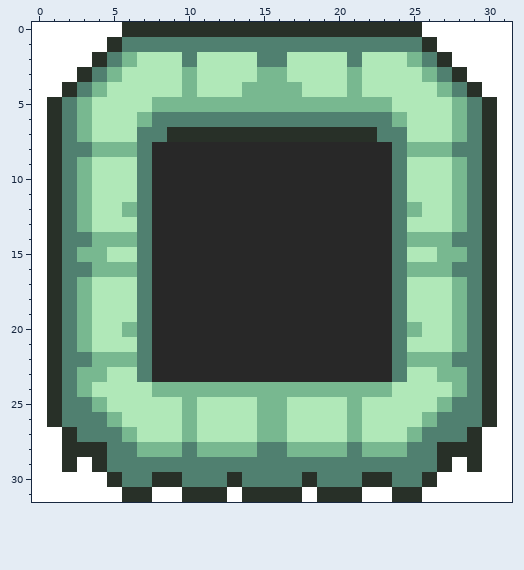
Pixel-art sprite, stored at images/map/well.png. This is how it looked before the edit.
The file is 32x32 pixels.
The same view after the edit:
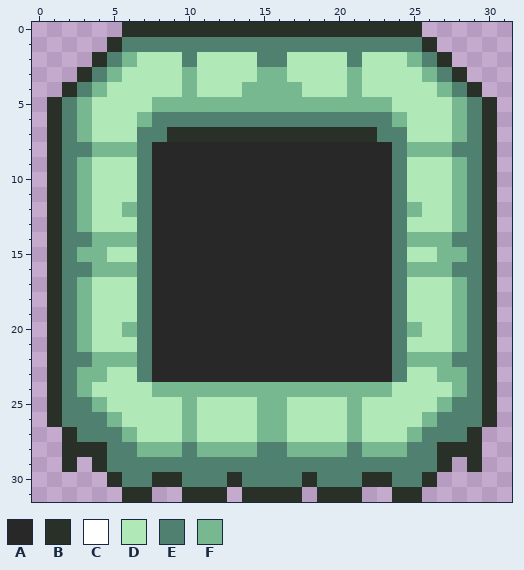
Palette (. is transparent): A #282828  B #283028  C #ffffff  D #b0e8b8  E #508070  F #78b890
Message: use well with transparent background
The exact change:
{"y":0,"x":0,"old":"CCCCCC","new":"......"}
{"y":0,"x":26,"old":"CCCCCC","new":"......"}
{"y":1,"x":0,"old":"CCCCC","new":"....."}
{"y":1,"x":27,"old":"CCCCC","new":"....."}
{"y":2,"x":0,"old":"CCCC","new":"...."}
{"y":2,"x":28,"old":"CCCC","new":"...."}
{"y":3,"x":0,"old":"CCC","new":"..."}
{"y":3,"x":29,"old":"CCC","new":"..."}
{"y":4,"x":0,"old":"CC","new":".."}
{"y":4,"x":30,"old":"CC","new":".."}
{"y":5,"x":0,"old":"C","new":"."}
{"y":5,"x":31,"old":"C","new":"."}
{"y":6,"x":0,"old":"C","new":"."}
{"y":6,"x":31,"old":"C","new":"."}
{"y":7,"x":0,"old":"C","new":"."}
{"y":7,"x":31,"old":"C","new":"."}
{"y":8,"x":0,"old":"C","new":"."}
{"y":8,"x":31,"old":"C","new":"."}
{"y":9,"x":0,"old":"C","new":"."}
{"y":9,"x":31,"old":"C","new":"."}
{"y":10,"x":0,"old":"C","new":"."}
{"y":10,"x":31,"old":"C","new":"."}
{"y":11,"x":0,"old":"C","new":"."}
{"y":11,"x":31,"old":"C","new":"."}
{"y":12,"x":0,"old":"C","new":"."}
{"y":12,"x":31,"old":"C","new":"."}
{"y":13,"x":0,"old":"C","new":"."}
{"y":13,"x":31,"old":"C","new":"."}
{"y":14,"x":0,"old":"C","new":"."}
{"y":14,"x":31,"old":"C","new":"."}
{"y":15,"x":0,"old":"C","new":"."}
{"y":15,"x":31,"old":"C","new":"."}
{"y":16,"x":0,"old":"C","new":"."}
{"y":16,"x":31,"old":"C","new":"."}
{"y":17,"x":0,"old":"C","new":"."}
{"y":17,"x":31,"old":"C","new":"."}
{"y":18,"x":0,"old":"C","new":"."}
{"y":18,"x":31,"old":"C","new":"."}
{"y":19,"x":0,"old":"C","new":"."}
{"y":19,"x":31,"old":"C","new":"."}
{"y":20,"x":0,"old":"C","new":"."}
{"y":20,"x":31,"old":"C","new":"."}
{"y":21,"x":0,"old":"C","new":"."}
{"y":21,"x":31,"old":"C","new":"."}
{"y":22,"x":0,"old":"C","new":"."}
{"y":22,"x":31,"old":"C","new":"."}
{"y":23,"x":0,"old":"C","new":"."}
{"y":23,"x":31,"old":"C","new":"."}
{"y":24,"x":0,"old":"C","new":"."}
{"y":24,"x":31,"old":"C","new":"."}
{"y":25,"x":0,"old":"C","new":"."}
{"y":25,"x":31,"old":"C","new":"."}
{"y":26,"x":0,"old":"C","new":"."}
{"y":26,"x":31,"old":"C","new":"."}
{"y":27,"x":0,"old":"CC","new":".."}
{"y":27,"x":30,"old":"CC","new":".."}
{"y":28,"x":0,"old":"CC","new":".."}
{"y":28,"x":30,"old":"CC","new":".."}
{"y":29,"x":0,"old":"CC","new":".."}
{"y":29,"x":3,"old":"C","new":"."}
{"y":29,"x":28,"old":"C","new":"."}
{"y":29,"x":30,"old":"CC","new":".."}
{"y":30,"x":0,"old":"CCCCC","new":"....."}
{"y":30,"x":27,"old":"CCCCC","new":"....."}
{"y":31,"x":0,"old":"CCCCCC","new":"......"}
{"y":31,"x":8,"old":"CC","new":".."}
{"y":31,"x":13,"old":"C","new":"."}
{"y":31,"x":18,"old":"C","new":"."}
{"y":31,"x":22,"old":"CC","new":".."}
{"y":31,"x":26,"old":"CCCCCC","new":"......"}
{"label":"erased","picture_box":[32,22,242,502]}
{"label":"erased","picture_box":[302,22,512,502]}
